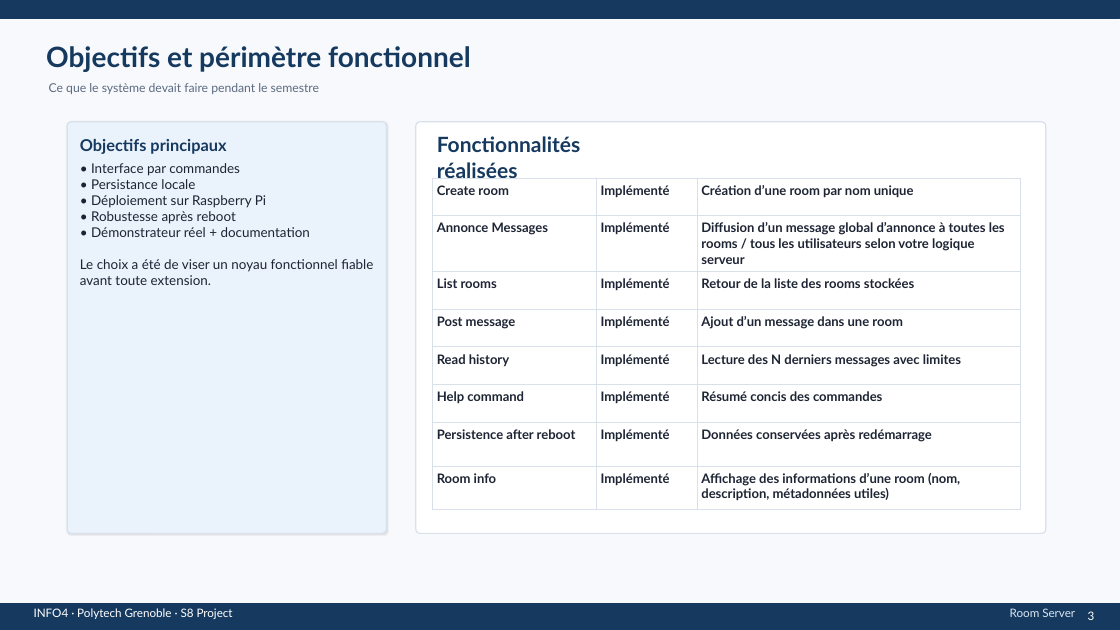
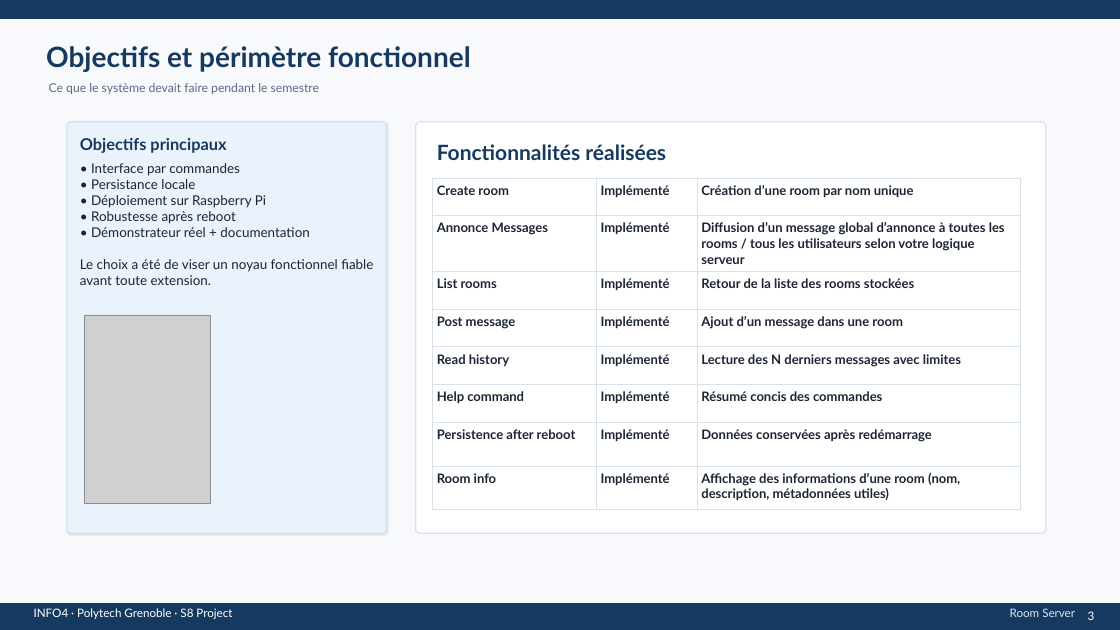
Before and after one commit to arhis222/Meshtastic-LoRa-Room-Server-Documents, a slide deck: slide 3 of documents/Presentations/Room_Server_Soutenance.pptx. Drawn at 1120x630 pixels with LibreOffice and Linux fonts; fonts in the diff are those of the drawing; grey boxes stand for pictures. Boxes give left, top, right and bottom in pixels: in the first picture for what was removed or moved away, otherwise in the second. Text is boxed around its words. In the diff, an @@ line names an element or a change of style, - is before the commit and + after.

```diff
--- a/documents/Presentations/Room_Server_Soutenance.pptx
+++ b/documents/Presentations/Room_Server_Soutenance.pptx
@@ text "Fonctionnalités réalisées" rewrapped from bbox=[437, 136, 581, 178] to bbox=[437, 144, 666, 160] @@
@@ table: place and size @@
-table at bbox=[433, 178, 1021, 505]
+table at bbox=[433, 178, 1021, 516]
@@ picture added at bbox=[85, 315, 210, 503] @@
```
Also in this commit, not shown: 5 other slides changed, 5 other files.
